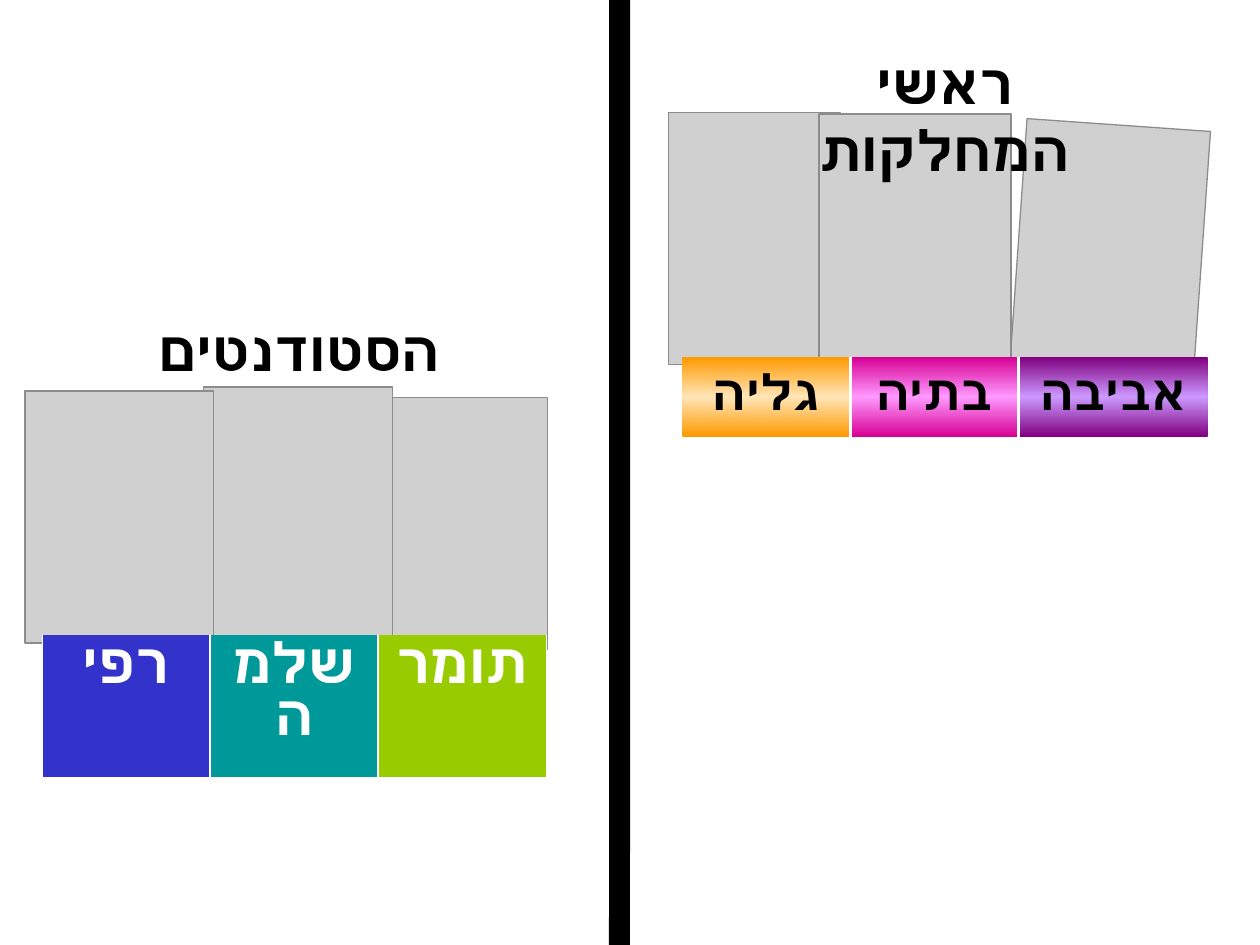
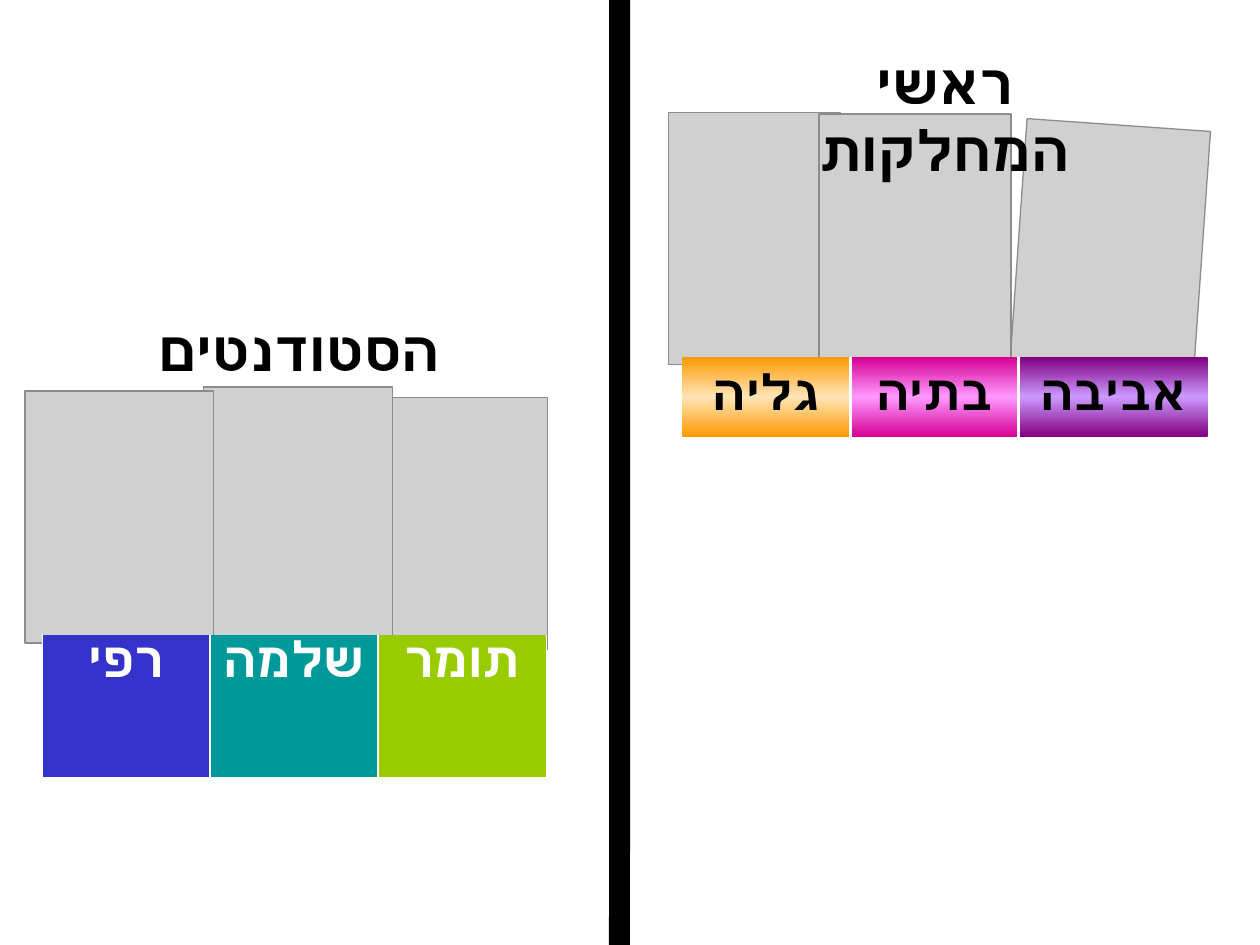
Before and after one commit to erelsgl-at-ariel/algorithms-5781, a slide deck: slide 7 of 10-matching/slides.odp. Drawn at 1260x945 pixels with LibreOffice and Linux fonts; fonts in the diff are those of the drawing; grey boxes stand for pictures. Boxes give left, top, right and bottom in pixels: in the first picture for what was removed or moved away, otherwise in the second. Text is boxed around its words. In the diff, an @@ line names an element or a change of style, - is before the commit and + after.

```diff
--- a/10-matching/slides.odp
+++ b/10-matching/slides.odp
@@ table at bbox=[42, 635, 586, 776] @@
@@ size 32 to 28 pt @@
```
Also in this commit, not shown: 8 other slides changed, 1 slide removed, 5 other files.
